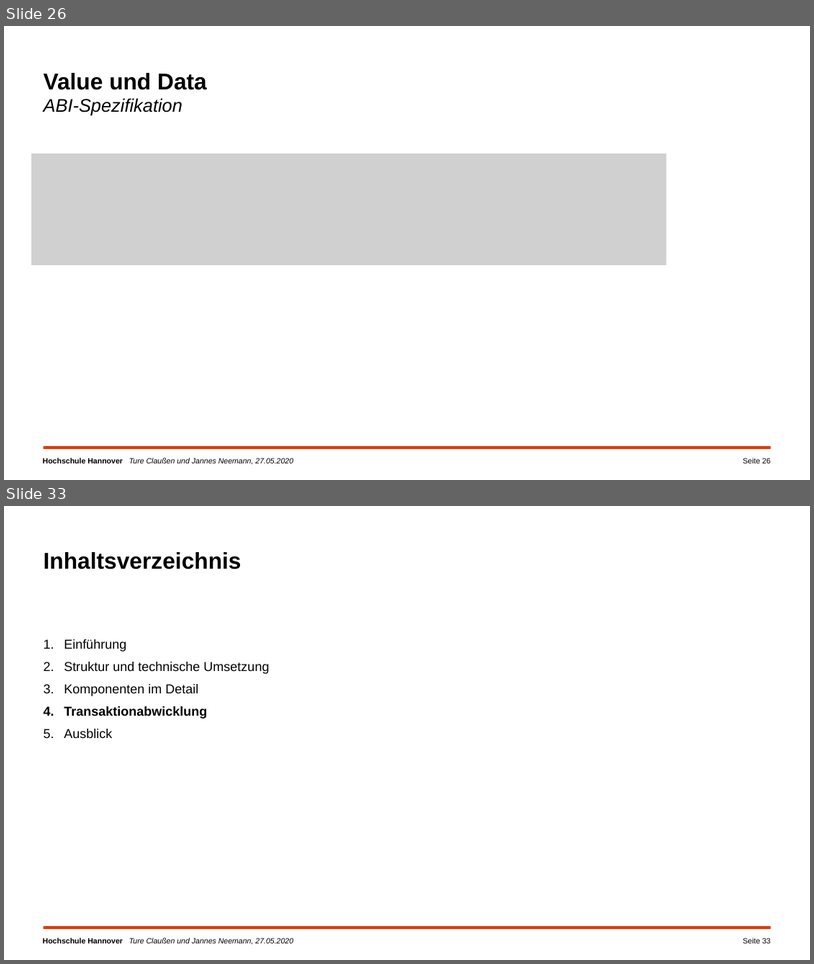
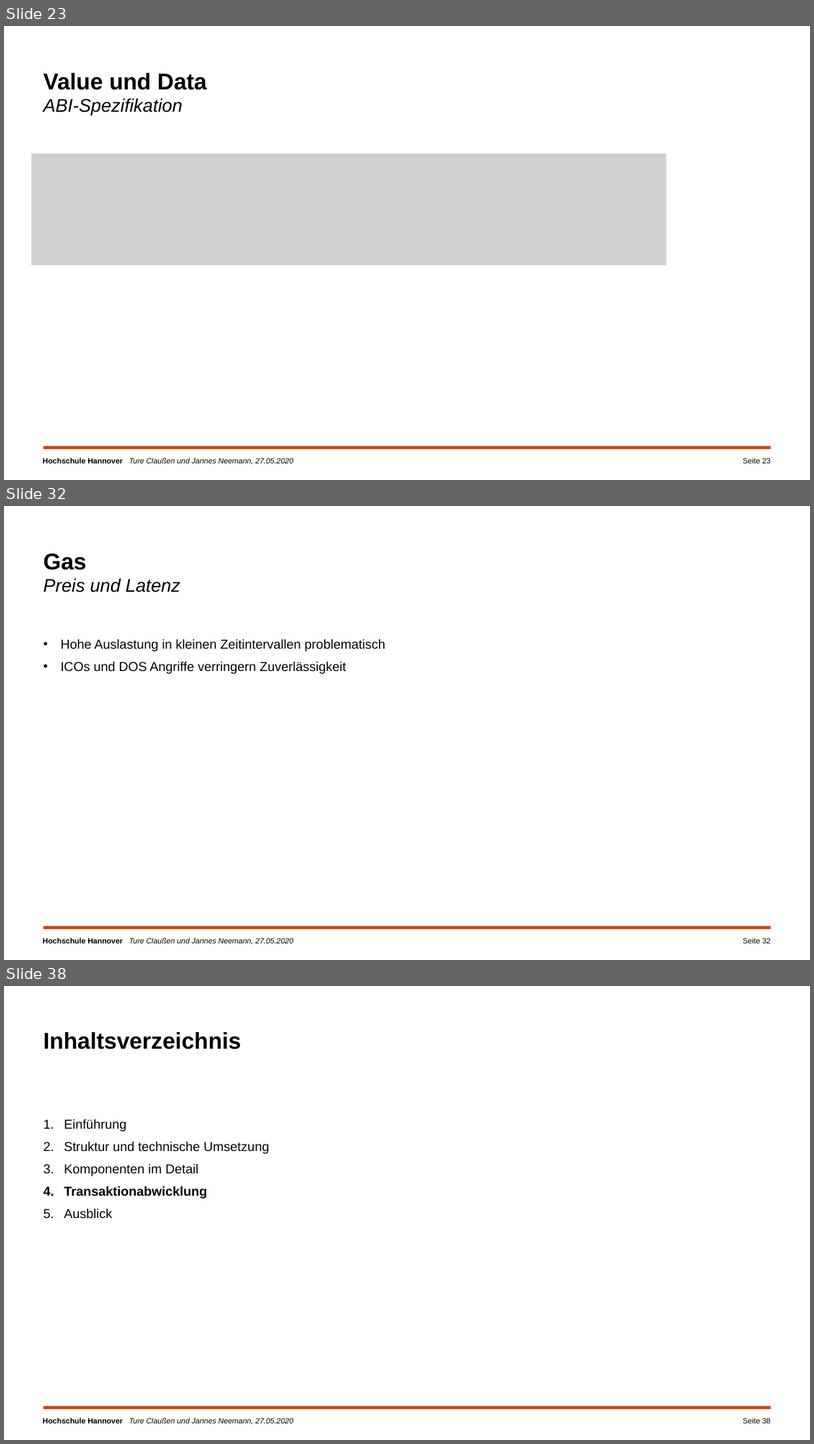
Before and after one commit to campfireman/SEM-ethereum-transactions, a slide deck: Ethereum_Präsentation_Jannes/Ethereum-Transaktionen.pptx. Shown one above the other, each under a label of ours: slides 26 and 33 before the commit, slides 23, 32 and 38 after it; the slides between them are not shown. The pictures are 814x964 and 814x1444 pixels, drawn with LibreOffice and Linux fonts; fonts in the diff are those of the drawing; grey boxes stand for pictures; background and template pictures are left out. Boxes give left, top, right and bottom in pixels: in the first picture for what was removed or moved away, otherwise in the second. Text is boxed around its words. In the diff, an @@ line names an element or a change of style, - is before the commit and + after.

```diff
--- a/Ethereum_Präsentation_Jannes/Ethereum-Transaktionen.pptx
+++ b/Ethereum_Präsentation_Jannes/Ethereum-Transaktionen.pptx
@@ slide 32 added at <box>4,506,810,960</box>, background #FFFFFF; not listed: 2 template elements that a slide beside it also shows @@
@@ text added at <box>44,554,180,592</box>, 24 pt, text #000000, italic @@
+Gas
+Preis und Latenz
@@ text added at <box>61,639,386,674</box>, 17 pt, text #000000 @@
+• Hohe Auslastung in kleinen Zeitintervallen problematisch
+• ICOs und DOS Angriffe verringern Zuverlässigkeit
@@ page number added at <box>743,937,772,943</box>, 10 pt, text #000000 @@
+Seite 32
@@ what was slide 26 is now slide 23 @@
@@ page number at <box>743,457,772,463</box>: text changed @@
-Seite 26
+Seite 23
@@ what was slide 33 is now slide 38 @@
```
Also in this commit, not shown: 8 slides changed, 12 other slides added, 9 slides removed, 2 other files.
